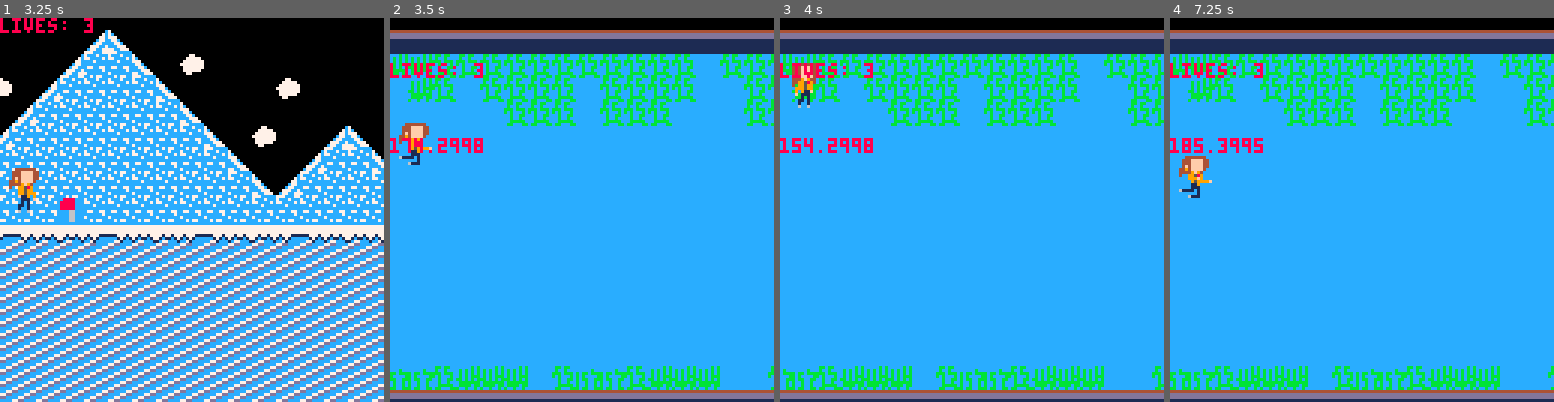
Above: before the commit, frames 1-4 (left to right).
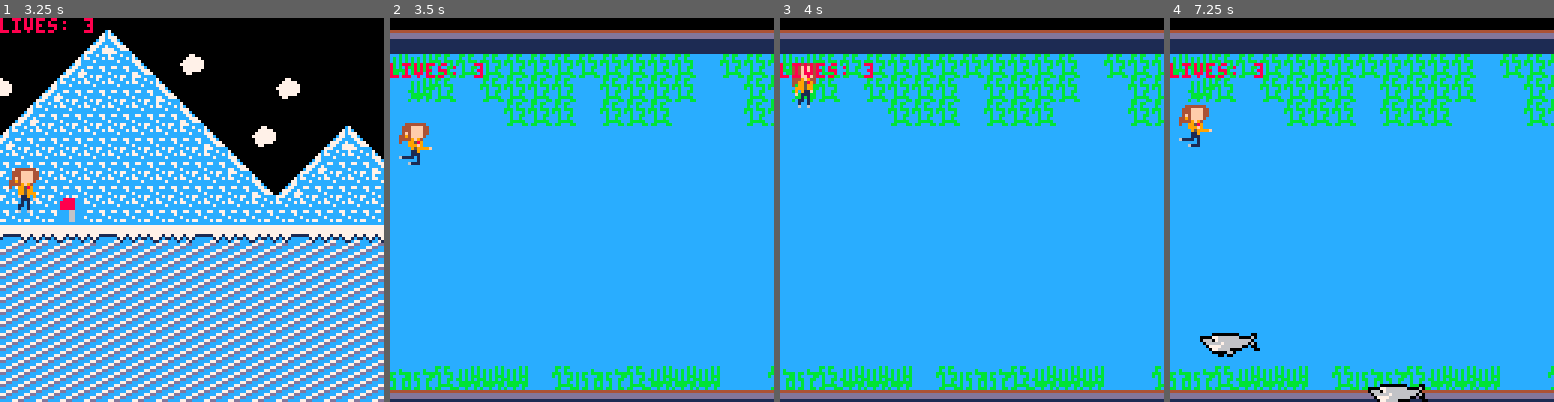
Above: after the commit, the same moments.

Repository: mrbryantguy/School-Route-Charlie
Game: PICO-8 cartridge One Cartidge/srch.p8
Two runs of this game, one before a commit and one after it. Both use one fixed random seed, a clock stepped at 60 frames per second and the inputs below.
Inputs:
- Up to frame 1 (3.25 s): tap X (X key) at 1.07, 2.07, 2.4, 2.73, 3.07 s; hold Left 1.97-2.37 s; hold Down 2.42-2.82 s; hold Right from 2.87 s (still down)
- Up to frame 2 (3.5 s): keep holding Right; tap X (X key) at 3.4 s
- Up to frame 3 (4 s): release Right at 3.53 s; tap X (X key) at 3.73 s
- Up to frame 4 (7.25 s): tap X (X key) every 0.33 s from 4.07 to 7.07 s; hold Right 4.13-4.53 s; hold Down 4.58-5.08 s; hold Left 5.13-5.8 s; hold Left 6.23-6.63 s; hold Down 6.68-7.08 s; hold Right from 7.13 s (still down)

Frame 1 is identical in both runs. In frame 2, 0.4% of the frame differs, in the area x 0-25%, y 31-36%; in frame 3, 0.4%; in frame 4, 2.7%, in the area x 0-68%, y 22-100%.

Commit message:
GG
GG homebois

Diff:
--- a/One Cartidge/srch.p8
+++ b/One Cartidge/srch.p8
@@ -1,5 +1,5 @@
 pico-8 cartridge // http://www.pico-8.com
-version 34
+version 36
 __lua__
 --init
 
@@ -563,6 +563,9 @@
 
 function update_game2()
 
+local spawnlimit = 950
+
+
 player_update2()
 shark1x -= 2
 shark2x -= 2
@@ -578,9 +581,9 @@
 shark11x -= 8
 shark12x -= 8
 shark13x -= 9
-shark14x -= 10
-
-local spawnlimit = 950
+shark14x -= 8
+
+local spawnlimit = 1300
 
 --this resets the sharks when
 
@@ -592,7 +595,7 @@
 
 --end
 
-if shark1x < p2.x then
+if shark1x < p2.x - 10 then
 
 	if flr(p2.x + 300) < spawnlimit then
 	shark1x = flr(p2.x + 300)
@@ -601,7 +604,7 @@
 
 end
 
-if shark2x < p2.x then
+if shark2x < p2.x - 10 then
 
 	if flr(p2.x + 400 < spawnlimit) then
 	shark2x = flr(p2.x + 400)
@@ -609,7 +612,7 @@
 
 end
 
-if shark3x < p2.x then
+if shark3x < p2.x - 10then
 
 	if flr(p2.x + 500) < spawnlimit then
 	shark3x = flr(p2.x + 500)
@@ -617,7 +620,7 @@
 
 end
 
-if shark4x < p2.x then
+if shark4x < p2.x - 10 then
 
 	if flr(p2.x + 600) < spawnlimit then
 	shark4x = flr(p2.x + 600)
@@ -625,7 +628,7 @@
 
 end
 
-if shark5x < p2.x then
+if shark5x < p2.x - 10 then
 
 	if flr(p2.x + 700) < spawnlimit then
 	shark5x = flr(p2.x + 700)
@@ -633,7 +636,7 @@
 
 end
 
-if shark6x < p2.x then
+if shark6x < p2.x - 10 then
 
 	if flr(p2.x + 800) < spawnlimit then
 	shark6x = flr(p2.x + 800)
@@ -641,7 +644,7 @@
 
 end
 
-if shark7x < p2.x then
+if shark7x < p2.x - 10 then
 
 	if	flr (p2.x + 900) < spawnlimit then
 	shark7x = flr(p2.x + 900)
@@ -649,7 +652,7 @@
 
 
 	end
-	if shark8x < p2.x then
+	if shark8x < p2.x - 10  then
 
 	if flr(p2.x + 300) < spawnlimit then
 	shark8x = flr(p2.x + 300)
@@ -658,7 +661,7 @@
 
 end
 
-if shark9x < p2.x then
+if shark9x < p2.x - 10 then
 
 	if flr(p2.x + 400 < spawnlimit) then
 	shark9x = flr(p2.x + 400)
@@ -666,7 +669,7 @@
 
 end
 
-if shark10x < p2.x then
+if shark10x < p2.x - 10 then
 
 	if flr(p2.x + 500) < spawnlimit then
 	shark10x = flr(p2.x + 500)
@@ -674,7 +677,7 @@
 
 end
 
-if shark11x < p2.x then
+if shark11x < p2.x - 10  then
 
 	if flr(p2.x + 600) < spawnlimit then
 	shark11x = flr(p2.x + 600)
@@ -682,7 +685,7 @@
 
 end
 
-if shark12x < p2.x then
+if shark12x < p2.x - 10  then
 
 	if flr(p2.x + 700) < spawnlimit then
 	shark12x = flr(p2.x + 700)
@@ -690,7 +693,7 @@
 
 end
 
-if shark13x < p2.x then
+if shark13x < p2.x -10 then
 
 	if flr(p2.x + 800) < spawnlimit then
 	shark13x = flr(p2.x + 800)
@@ -698,12 +701,265 @@
 
 end
 
-if shark14x < p2.x then
-
-	if	flr (p2.x + 900) < spawnlimit then
-	shark14x = flr(p2.x + 900)
-	end
-	end
+if shark14x < p2.x - 10 then
+
+
+	if	flr (p2.x + 500) < spawnlimit then
+		shark14x = flr(p2.x + 500)
+	end
+
+end
+
+
+	------- collisions
+
+if flr((shark14x / 8 ))  <= flr(p2.x/8) and  flr (p2.x /8) <= flr(shark14x/8) + 1   then
+  --cls()
+  if flr (((shark_y+97) / 8)) >= flr(p2.y / 8) and flr ((shark_y + 97) / 8) - 1 <= flr(p2.y / 8) then
+
+  	ballframe += 1
+
+  	if ballframe > lifeframe then
+  	lives -= 1
+
+  	ballframe = 0
+
+  end -- end snow_ y if
+
+  end -- end snow_x if
+
+end
+
+if flr((shark1x / 8 ))  <= flr(p2.x/8) and  flr (p2.x /8) <= flr(shark1x/8) + 1   then
+  --cls()
+  if flr (((shark_y+80) / 8)) >= flr(p2.y / 8) and flr ((shark_y + 80) / 8) - 1 <= flr(p2.y / 8) then
+
+  	ballframe += 1
+
+  	if ballframe > lifeframe then
+  	lives -= 1
+
+  	ballframe = 0
+
+  end -- end snow_ y if
+
+  end -- end snow_x if
+
+end
+
+if flr((shark2x / 8 ))  <= flr(p2.x/8) and  flr (p2.x /8) <= flr(shark2x/8) + 1   then
+  --cls()
+  if flr (((shark_y+90) / 8)) >= flr(p2.y / 8) and flr ((shark_y + 90) / 8) - 1 <= flr(p2.y / 8) then
+
+  	ballframe += 1
+
+  	if ballframe > lifeframe then
+  	lives -= 1
+
+  	ballframe = 0
+
+  end -- end snow_ y if
+
+  end -- end snow_x if
+
+end
+
+if flr((shark3x / 8 ))  <= flr(p2.x/8) and  flr (p2.x /8) <= flr(shark3x/8) + 1   then
+  --cls()
+  if flr (((shark_y-11) / 8)) >= flr(p2.y / 8) and flr ((shark_y -11) / 8) - 1 <= flr(p2.y / 8) then
+
+  	ballframe += 1
+
+  	if ballframe > lifeframe then
+  	lives -= 1
+
+  	ballframe = 0
+
+  end -- end snow_ y if
+
+  end -- end snow_x if
+
+end
+
+if flr((shark4x / 8 ))  <= flr(p2.x/8) and  flr (p2.x /8) <= flr(shark4x/8) + 1   then
+  --cls()
+  if flr (((shark_y+12) / 8)) >= flr(p2.y / 8) and flr ((shark_y + 12) / 8) - 1 <= flr(p2.y / 8) then
+
+  	ballframe += 1
+
+  	if ballframe > lifeframe then
+  	lives -= 1
+
+  	ballframe = 0
+
+  end -- end snow_ y if
+
+  end -- end snow_x if
+
+end
+
+if flr((shark5x / 8 ))  <= flr(p2.x/8) and  flr (p2.x /8) <= flr(shark5x/8) + 1   then
+  --cls()
+  if flr (((shark_y+22) / 8)) >= flr(p2.y / 8) and flr ((shark_y + 22) / 8) - 1 <= flr(p2.y / 8) then
+
+  	ballframe += 1
+
+  	if ballframe > lifeframe then
+  	lives -= 1
+
+  	ballframe = 0
+
+  end -- end snow_ y if
+
+  end -- end snow_x if
+
+end
+
+if flr((shark6x / 8 ))  <= flr(p2.x/8) and  flr (p2.x /8) <= flr(shark6x/8) + 1   then
+  --cls()
+  if flr (((shark_y+40) / 8)) >= flr(p2.y / 8) and flr ((shark_y + 40) / 8) - 1 <= flr(p2.y / 8) then
+
+  	ballframe += 1
+
+  	if ballframe > lifeframe then
+  	lives -= 1
+
+  	ballframe = 0
+
+  end -- end snow_ y if
+
+  end -- end snow_x if
+
+end
+
+if flr((shark7x / 8 ))  <= flr(p2.x/8) and  flr (p2.x /8) <= flr(shark7x/8) + 1   then
+  --cls()
+  if flr (((shark_y+25) / 8)) >= flr(p2.y / 8) and flr ((shark_y + 25) / 8) - 1 <= flr(p2.y / 8) then
+
+  	ballframe += 1
+
+  	if ballframe > lifeframe then
+  	lives -= 1
+
+  	ballframe = 0
+
+  end -- end snow_ y if
+
+  end -- end snow_x if
+
+end
+
+if flr((shark8x / 8 ))  <= flr(p2.x/8) and  flr (p2.x /8) <= flr(shark8x/8) + 1   then
+  --cls()
+  if flr (((shark_y+80) / 8)) >= flr(p2.y / 8) and flr ((shark_y + 80) / 8) - 1 <= flr(p2.y / 8) then
+
+  	ballframe += 1
+
+  	if ballframe > lifeframe then
+  	lives -= 1
+
+  	ballframe = 0
+
+  end -- end snow_ y if
+
+  end -- end snow_x if
+
+end
+
+if flr((shark9x / 8 ))  <= flr(p2.x/8) and  flr (p2.x /8) <= flr(shark9x/8) + 1   then
+  --cls()
+  if flr (((shark_y+27) / 8)) >= flr(p2.y / 8) and flr ((shark_y + 27) / 8) - 1 <= flr(p2.y / 8) then
+
+  	ballframe += 1
+
+  	if ballframe > lifeframe then
+  	lives -= 1
+
+  	ballframe = 0
+
+  end -- end snow_ y if
+
+  end -- end snow_x if
+
+end
+
+if flr((shark10x / 8 ))  <= flr(p2.x/8) and  flr (p2.x /8) <= flr(shark10x/8) + 1   then
+  --cls()
+  if flr (((shark_y+32) / 8)) >= flr(p2.y / 8) and flr ((shark_y + 32) / 8) - 1 <= flr(p2.y / 8) then
+
+  	ballframe += 1
+
+  	if ballframe > lifeframe then
+  	lives -= 1
+
+  	ballframe = 0
+
+  end -- end snow_ y if
+
+  end -- end snow_x if
+
+end
+
+if flr((shark11x / 8 ))  <= flr(p2.x/8) and  flr (p2.x /8) <= flr(shark11x/8) + 1   then
+  --cls()
+  if flr (((shark_y+42) / 8)) >= flr(p2.y / 8) and flr ((shark_y + 42) / 8) - 1 <= flr(p2.y / 8) then
+
+  	ballframe += 1
+
+  	if ballframe > lifeframe then
+  	lives -= 1
+
+  	ballframe = 0
+
+  end -- end snow_ y if
+
+  end -- end snow_x if
+
+end
+
+if flr((shark12x / 8 ))  <= flr(p2.x/8) and  flr (p2.x /8) <= flr(shark12x/8) + 1   then
+  --cls()
+  if flr (((shark_y+60) / 8)) >= flr(p2.y / 8) and flr ((shark_y + 60) / 8) - 1 <= flr(p2.y / 8) then
+
+  	ballframe += 1
+
+  	if ballframe > lifeframe then
+  	lives -= 1
+
+  	ballframe = 0
+
+  end -- end snow_ y if
+
+  end -- end snow_x if
+
+end
+
+if flr((shark13x / 8 ))  <= flr(p2.x/8) and  flr (p2.x /8) <= flr(shark13x/8) + 1   then
+  --cls()
+  if flr (((shark_y+70) / 8)) >= flr(p2.y / 8) and flr ((shark_y + 70) / 8) - 1 <= flr(p2.y / 8) then
+
+  	ballframe += 1
+
+  	if ballframe > lifeframe then
+  	lives -= 1
+
+  	ballframe = 0
+
+  end -- end snow_ y if
+
+  end -- end snow_x if
+
+end
+…(10 lines of a section not shown)…
 
 end--update_game2
 
@@ -766,7 +1022,36 @@
 
 		lives = 3
 
+
+		p2.x = 8
+		p2.y = 180
+
+		shark = 61
+	shark_y = 165
+	shark1x = 400
+	shark2x = 500
+	shark3x = 600
+	shark4x = 700
+	shark5x = 800
+	shark6x = 900
+	shark7x = 1000
+
+	shark8x = 400
+	shark9x = 500
+	shark10x = 600
+	shark11x = 700
+	shark12x = 800
+	shark13x = 900
+	shark14x = 1000
+
+
 		scene = "game2"
+…(6 lines of a section not shown)…
 
 	elseif lastscene == "game3" then
 
@@ -907,24 +1192,26 @@
 print('lives: '..lives, cx2, 155)
 
 
-		if collide_map(p2, "up", 1) then
-			print("flag reached", cx2 , 150)
-		end
-
-		print(p2.y , cx2 , 180)
-
-		if collide_map(p2, "down", 1) then
-			print("flag reached", cx2 , 150)
-		end
+	--	if collide_map(p2, "up", 1) then
+		--	print("flag reached", cx2 , 150)
+		--end
+
+		--print(p2.y , cx2 , 180)
+
+	--	if collide_map(p2, "down", 1) then
+		--	print("flag reached", cx2 , 150)
+	--	end
 
 
 
  palt(14, true)
  palt(0,false)
- spr(shark, shark1x ,shark_y - 8 , 3 ,1 )
-
-	spr(shark, shark2x ,shark_y - 8 , 3 ,1 )
- spr(shark, shark3x ,shark_y+5 - 8 , 3 ,1 )
+ spr(shark, shark1x ,shark_y +80 , 3 ,1 )
+
+		--print(shark_y -11 , cx2 , cy2 + 60)
+
+	spr(shark, shark2x ,shark_y + 90  , 3 ,1 )
+ spr(shark, shark3x ,shark_y - 11 , 3 ,1 )
  spr(shark, shark4x ,shark_y+20 - 8 , 3 ,1 )
  spr(shark, shark5x ,shark_y+30 - 8 , 3 ,1 )
  spr(shark, shark6x ,shark_y+40 , 3 ,1 )
@@ -936,7 +1223,11 @@
  spr(shark, shark11x ,shark_y+50 - 8 , 3 ,1 )
  spr(shark, shark12x ,shark_y+60 , 3 ,1 )
  spr(shark, shark13x ,shark_y+70 , 3 ,1 )
- spr(shark, shark14x ,shark_y+100 , 3 ,1 )
+ spr(shark, shark14x ,shark_y+97 , 3 ,1 )
+
+--	print(shark_y+97,cx2, cy2 + 20)
+	--print(shark14x,cx2, cy2 + 40)
+
 
 if lives == 0 then
 
@@ -1288,7 +1579,7 @@
 		if btn(⬇️) then
 			p2.sp = 40
 			p2.dy = 0
-			p2.dy+=p.acc*5
+			p2.dy+=p.acc*3
 			p2.running = true
 			p2.flp = true
 			c=3
